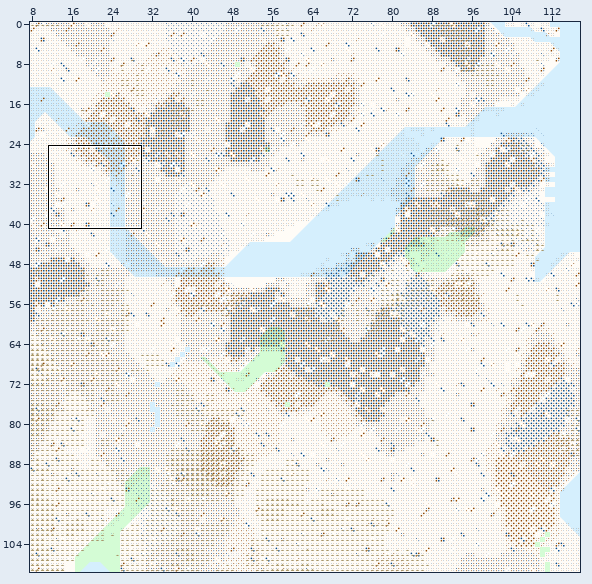
Two versions of a level (Tiled map, Maps/boston.tmx). The first picture is a wide view before the edit; the outline marks the close-up.
Close-up. First the earlier version:
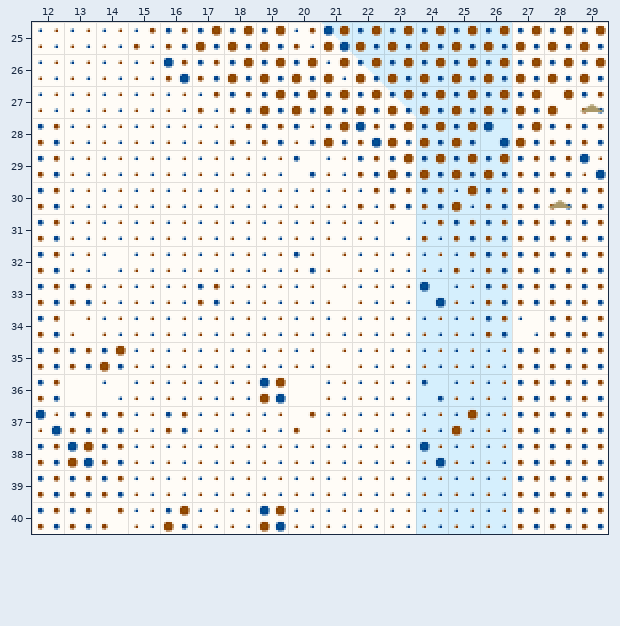
Cells are 16x16 px. Shown: x 12..29, y 25..40. The commit also changed other parts of the map, which this record leaves out.
The result:
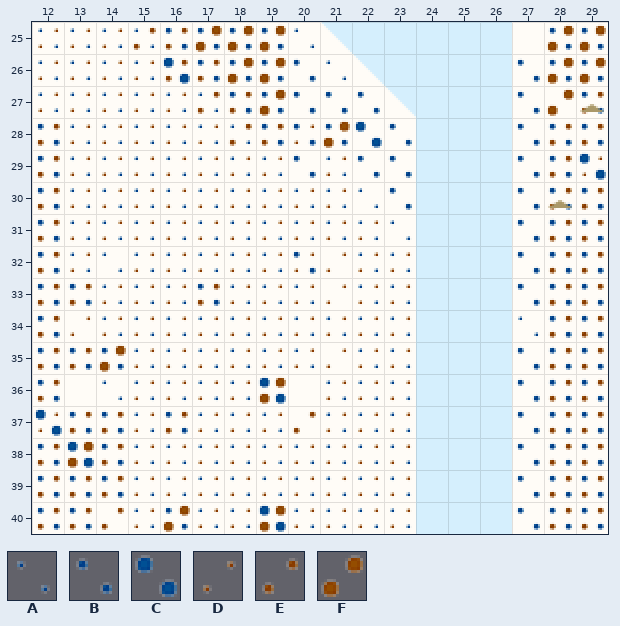
Key: from "Commercial Density": A 0, B 1, C 2; from "Residential Density": D 0, E 1, F 2.
_ is an empty cell.
Edits made:
Layer "Commercial":
y 25: x 21..27 CBBBBBB -> _______
y 26: x 22..26 BBBBB -> _____
y 27: x 23..26 BBBB -> ____
y 28: x 24..26 BBC -> ___
y 29: x 24..26 BBB -> ___
y 30: x 24..26 BAB -> ___
y 31: x 24..26 ABB -> ___
y 32: x 24..26 AAB -> ___
y 33: x 24..26 CAB -> ___
y 34: x 24..26 AAB -> ___
y 35: x 24..26 AAA -> ___
y 36: x 24..26 BAA -> ___
y 37: x 24..26 AAA -> ___
y 38: x 24..26 CAA -> ___
y 39..40: x 24..26 AAA -> ___
Layer "Residential":
y 25: x 20..27 EFFFFFFF -> ________
y 26..27: x 20..27 FFFFFFFF -> ________
y 28: x 22..25 EFFF -> ____; x 27 F -> _
y 29: x 22..27 EFFFFE -> ______
y 30: x 22..27 EEEFEE -> ______
y 31: x 24..27 EEEE -> ____
y 32: x 24..27 DEEE -> ____
y 33: x 25..27 DEE -> ___
y 34: x 24..26 DDE -> ___
y 35: x 24..27 DDDE -> ____
y 36: x 25..27 DDE -> ___
y 37: x 24..27 DFDE -> ____
y 38..40: x 24..27 DDDE -> ____
Changed places in both close-ups, as pixel boxes (x1, y1, x2, y2):
removed: (290, 24, 542, 530)
